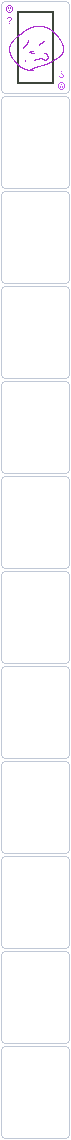
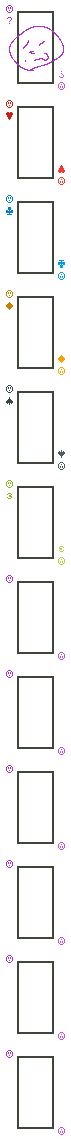
Layered file, before and after one edit (71px x 1140px). Changes by layer:
painted on "face face" over [6, 100, 65, 1135]
hid "base card (REFERENCE ONLY REMOVE BEFORE EXPORTING)" over [1, 1, 70, 1139]
